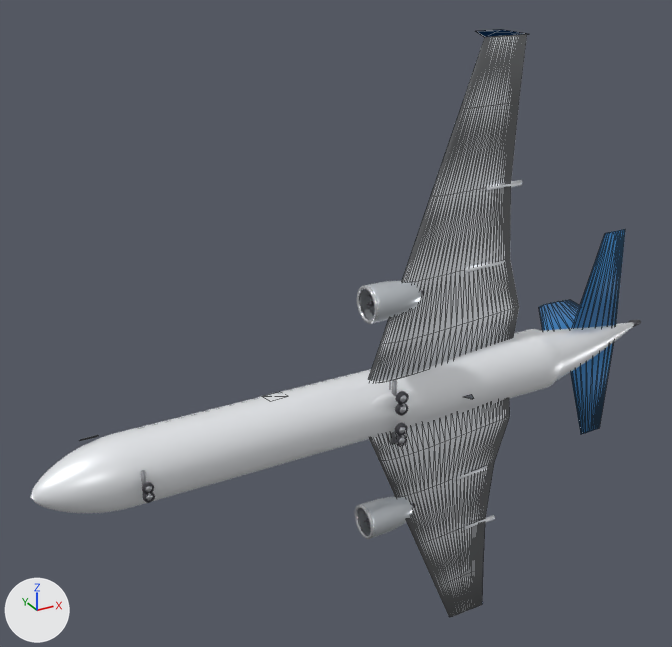
One commit to the glTF model public/models/e175-e2.glb: the scene before it, then after it.
The view is the same before and after, from a camera (50 mm lens) standing at (-20.4, -31.8, 20.2) and looking at (-1.0, 3.4, 2.6). The lights are fixed; the arrows at lower left show +X, +Y and +Z. The older version comes first. Mesh edges are drawn as thin lines on the coarser meshes. Where no turn or scale is listed for an object, it has been applied to the vertices.

The older version as bpy lines, for what is in view:
```python
me_hstab_r = bpy.data.meshes.new('HStab_R')
me_hstab_r.from_pydata(...)  # 40 vertices, 76 faces; spans x 10.85..14.26, y 0.34..0.68, z 0.0..5.74
me_hstab_r.materials.append(mat_hd_tail)  # blue #3b86c7
me_wing_l = bpy.data.meshes.new('Wing_L')
me_wing_l.from_pydata(...)  # 432 vertices, 860 faces; spans x -1.46..7.21, y -0.66..1.15, z -15.5..-1.29
me_wing_l.materials.append(mat_hd_wing)  # white #eaedf2
me_wing_r = bpy.data.meshes.new('Wing_R')
me_wing_r.from_pydata(...)  # 432 vertices, 860 faces; spans x -1.46..7.21, y -0.66..1.15, z 1.29..15.5
me_wing_r.materials.append(mat_hd_wing)  # white #eaedf2
ob_hstab_r = bpy.data.objects.new('HStab_R', me_hstab_r)
ob_hstab_r.location = (0.0, 0.0, 0.0)
ob_wing_l = bpy.data.objects.new('Wing_L', me_wing_l)
ob_wing_l.location = (0.0, 0.0, 0.0)
ob_wing_r = bpy.data.objects.new('Wing_R', me_wing_r)
ob_wing_r.location = (0.0, 0.0, 0.0)
# also in view: 'Fin' at (12.5, 2.9, 0.0); 'Fuselage' at (0.0, 0.0, 0.0); 'Nacelle_1_0' at (-0.8, -1.1, 5.4); 'Nacelle_-1_0' at (-0.8, -1.1, -5.4); 'HStab_L' at (12.6, 0.5, -2.9)
```
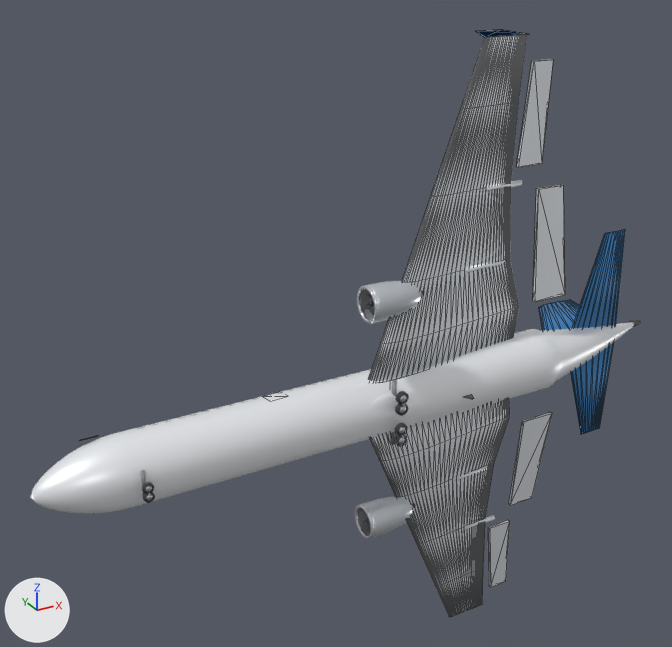
Edits to the bpy script that builds the scene:
```text
Add me_aileron_r:
    me_aileron_r.from_pydata([(-0.38, -0.13, -2.27), (0.38, 0.3, 2.27), (1.46, 0.3, 2.27), (0.97, -0.13, -2.27), (-0.38, -0.3, -2.27), (0.38, 0.13, 2.27), (1.46, 0.13, 2.27), (0.97, -0.3, -2.27)], [], [(0, 1, 2), (0, 2, 3), (7, 6, 5), (7, 5, 4), (0, 4, 5), (0, 5, 1), (1, 5, 6), (1, 6, 2), (2, 6, 7), (2, 7, 3), (3, 7, 4), (3, 4, 0)])
    me_aileron_r.materials.append(mat_hd_wing)  # white #eaedf2
Add me_flap_r:
    me_flap_r.from_pydata([(-0.02, -0.18, -2.7), (0.02, 0.34, 2.7), (1.5, 0.34, 2.7), (1.83, -0.18, -2.7), (-0.02, -0.34, -2.7), (0.02, 0.18, 2.7), (1.5, 0.18, 2.7), (1.83, -0.34, -2.7)], [], [(0, 1, 2), (0, 2, 3), (7, 6, 5), (7, 5, 4), (0, 4, 5), (0, 5, 1), (1, 5, 6), (1, 6, 2), (2, 6, 7), (2, 7, 3), (3, 7, 4), (3, 4, 0)])
    me_flap_r.materials.append(mat_hd_wing)  # white #eaedf2
Add me_aileron_l:
    me_aileron_l.from_pydata([(-0.38, -0.13, 2.27), (0.38, 0.3, -2.27), (1.46, 0.3, -2.27), (0.97, -0.13, 2.27), (-0.38, -0.3, 2.27), (0.38, 0.13, -2.27), (1.46, 0.13, -2.27), (0.97, -0.3, 2.27)], [], [(0, 3, 2), (0, 2, 1), (7, 4, 5), (7, 5, 6), (0, 1, 5), (0, 5, 4), (1, 2, 6), (1, 6, 5), (2, 3, 7), (2, 7, 6), (3, 0, 4), (3, 4, 7)])
    me_aileron_l.materials.append(mat_hd_wing)  # white #eaedf2
Add me_flap_l:
    me_flap_l.from_pydata([(-0.02, -0.18, 2.7), (0.02, 0.34, -2.7), (1.5, 0.34, -2.7), (1.83, -0.18, 2.7), (-0.02, -0.34, 2.7), (0.02, 0.18, -2.7), (1.5, 0.18, -2.7), (1.83, -0.34, 2.7)], [], [(0, 3, 2), (0, 2, 1), (7, 4, 5), (7, 5, 6), (0, 1, 5), (0, 5, 4), (1, 2, 6), (1, 6, 5), (2, 3, 7), (2, 7, 6), (3, 0, 4), (3, 4, 7)])
    me_flap_l.materials.append(mat_hd_wing)  # white #eaedf2
Add ob_aileron_r:
    ob_aileron_r = bpy.data.objects.new('Aileron_R', me_aileron_r)
    ob_aileron_r.location = (7.1, 0.71, 12.09)
Add ob_flap_r:
    ob_flap_r = bpy.data.objects.new('Flap_R', me_flap_r)
    ob_flap_r.location = (7.87, 0.12, 5.98)
Add ob_aileron_l:
    ob_aileron_l = bpy.data.objects.new('Aileron_L', me_aileron_l)
    ob_aileron_l.location = (7.1, 0.71, -12.09)
Add ob_flap_l:
    ob_flap_l = bpy.data.objects.new('Flap_L', me_flap_l)
    ob_flap_l.location = (7.87, 0.12, -5.98)
```

Boxes (x1, y1, x2, y2) around the edits, measured in the pictures (672 x 647 px):
'Flap_R', added
    after: (533, 184, 565, 302)
'Aileron_R', added
    after: (516, 59, 553, 167)
'Flap_L', added
    after: (508, 412, 552, 505)
'Aileron_L', added
    after: (488, 520, 510, 587)
